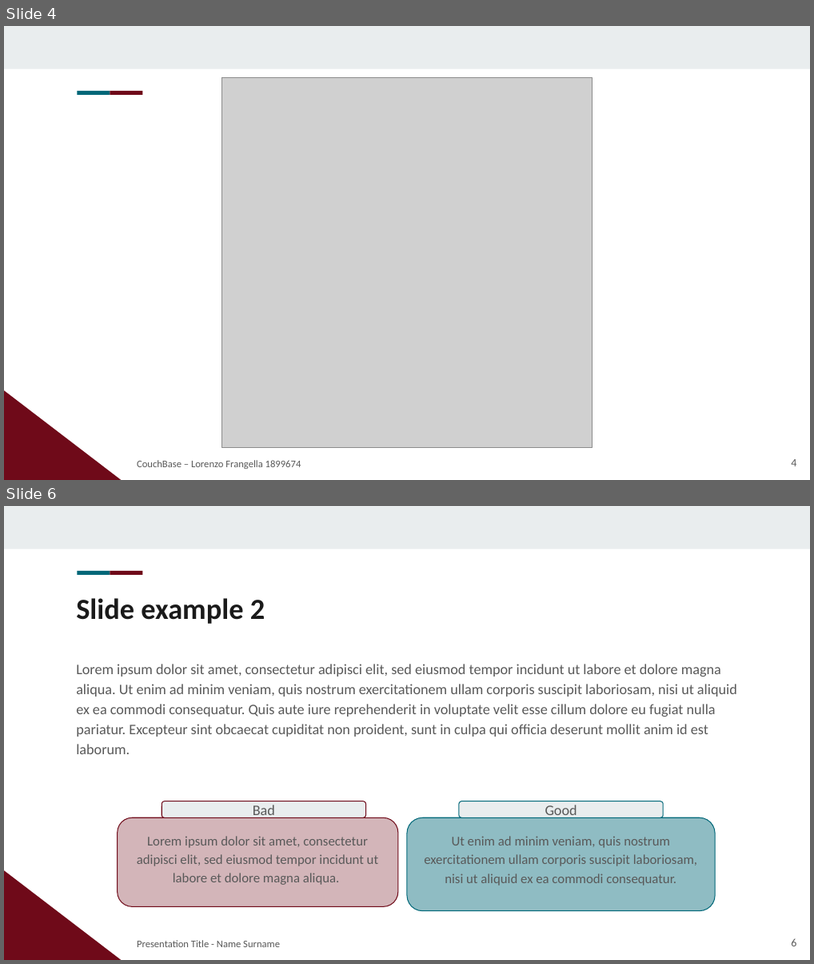
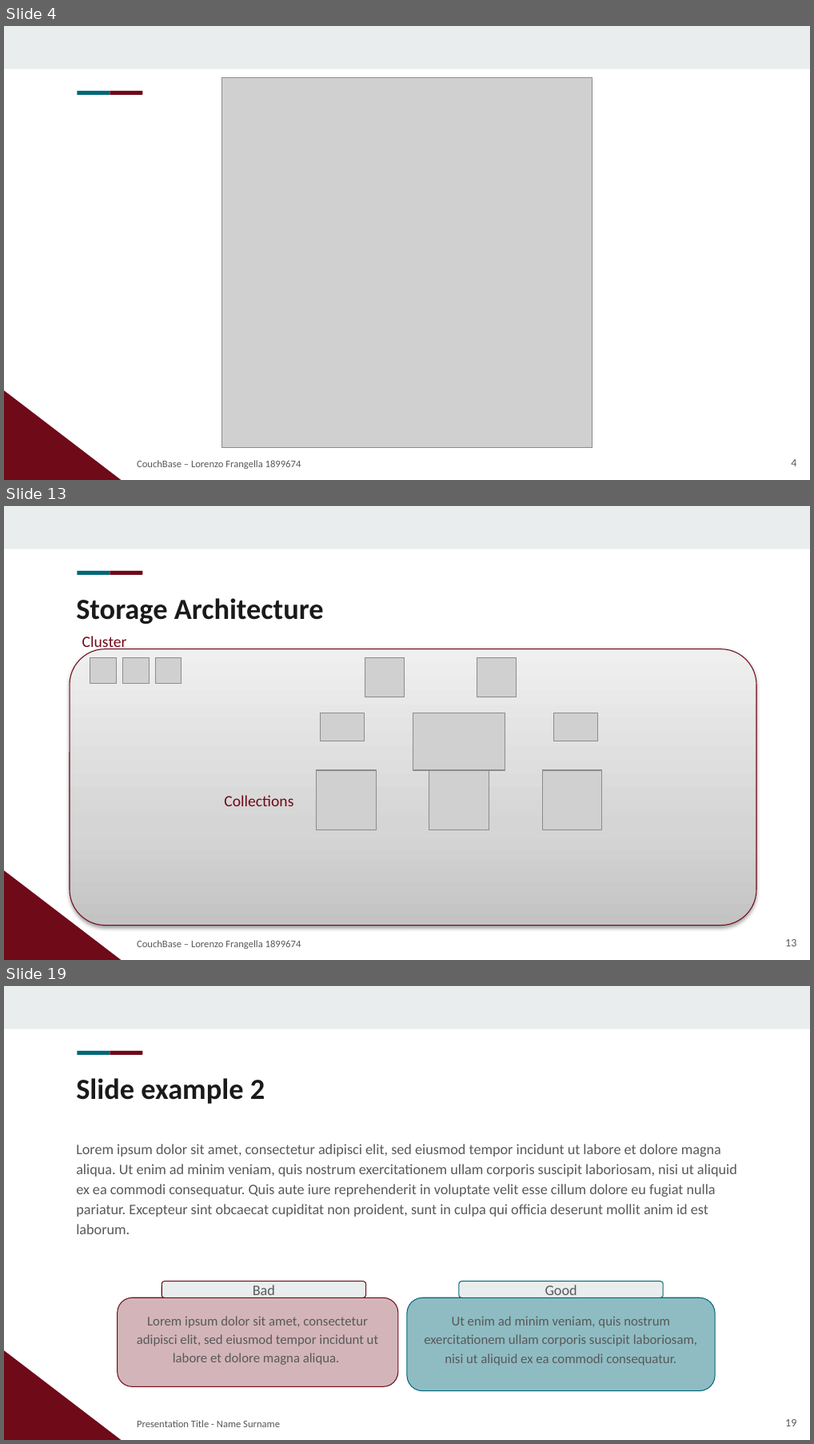
Before and after one commit to LorenzoFrangella/large-scale-data-management, a slide deck: large-scale-dm.pptx. Shown one above the other, each under a label of ours: slides 4 and 6 before the commit, slides 4, 13 and 19 after it; the slides between them are not shown. The pictures are 814x964 and 814x1444 pixels, drawn with LibreOffice and Linux fonts; fonts in the diff are those of the drawing; grey boxes stand for pictures; background and template pictures are left out. Boxes give left, top, right and bottom in pixels: in the first picture for what was removed or moved away, otherwise in the second. Text is boxed around its words. In the diff, an @@ line names an element or a change of style, - is before the commit and + after.

```diff
--- a/large-scale-dm.pptx
+++ b/large-scale-dm.pptx
@@ slide 13 added at box(4, 506, 810, 960), background #FFFFFF; not listed: 4 template elements that a slide beside it also shows @@
@@ title added at box(76, 598, 324, 624), 26 pt, text #1A1A1A, bold @@
+Storage Architecture
@@ rounded rectangle added at box(70, 648, 756, 924), fill gradient #C4C4C4 to #D5D5D5 to #EFEFEF, outline #6F0A19 0.75 pt @@
@@ text added at box(82, 636, 127, 652), 14 pt, text #6F0A19 @@
+Cluster
@@ picture added at box(90, 658, 116, 684) @@
@@ picture added at box(123, 658, 149, 684) @@
@@ picture added at box(156, 658, 182, 684) @@
@@ picture added at box(366, 658, 405, 697) @@
@@ picture added at box(478, 658, 517, 697) @@
@@ picture added at box(320, 713, 365, 740) @@
@@ picture added at box(413, 713, 505, 771) @@
@@ picture added at box(554, 713, 598, 740) @@
@@ picture added at box(316, 770, 376, 829) @@
@@ picture added at box(430, 770, 490, 829) @@
@@ picture added at box(542, 770, 602, 829) @@
@@ text added at box(224, 795, 294, 806), 14 pt, text #6F0A19 @@
+Collections
@@ subtitle added at box(137, 940, 302, 948), 9 pt, text #595959 @@
+CouchBase – Lorenzo Frangella 1899674
@@ page number added at box(786, 939, 797, 946), 10 pt, text #595959 @@
+13
@@ what was slide 6 is now slide 19 @@
@@ page number at box(786, 1419, 797, 1426): text changed @@
-6
+19
```
Also in this commit, not shown: 2 slides changed, 12 other slides added, 4 other files.
